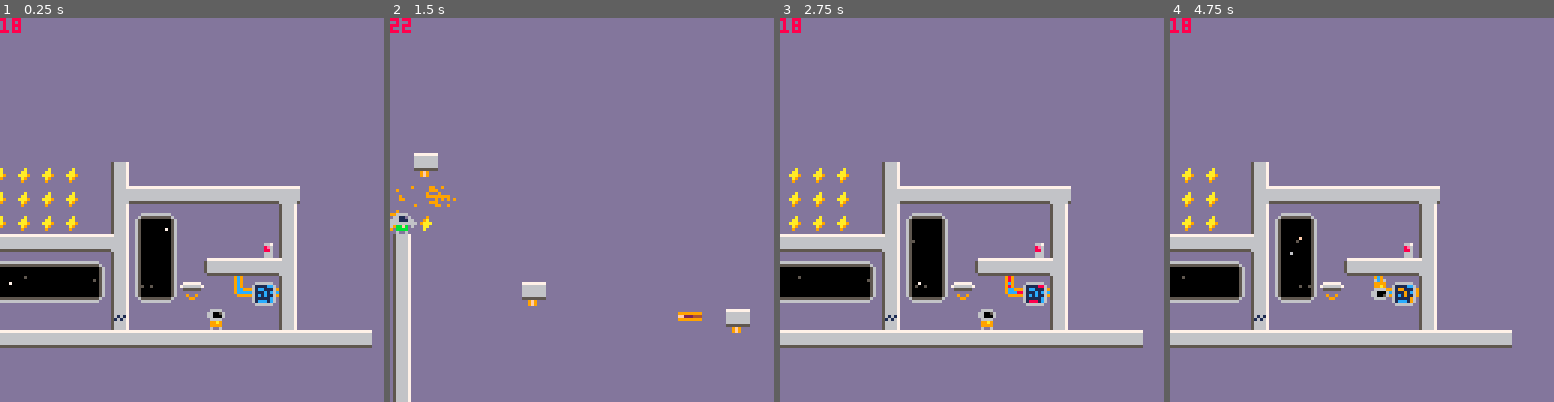
Above: before the commit, frames 1-4 (left to right).
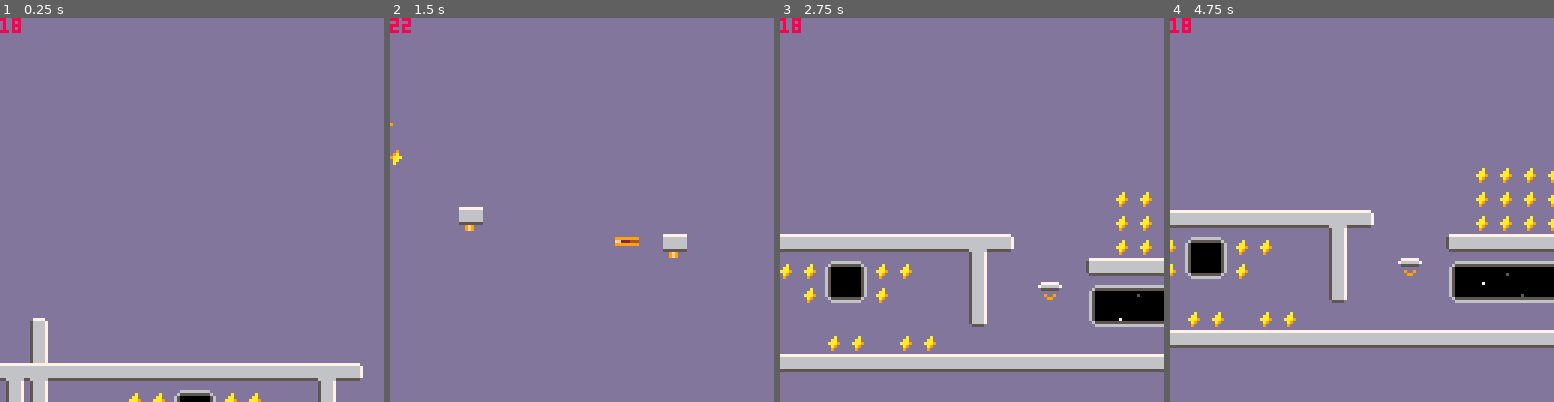
Above: after the commit, the same moments.

Repository: jgradim/gameoff-2020
Game: PICO-8 cartridge moonshot.p8
Two runs of this game, one before a commit and one after it. Both use one fixed random seed, a clock stepped at 60 frames per second and the inputs below.
Inputs:
- Up to frame 1 (0.25 s): no input
- Up to frame 2 (1.5 s): tap O (Z key) at 0.33, 0.7, 1.43 s; tap X (X key) at 1.07 s
- Up to frame 3 (2.75 s): hold Left 1.97-2.37 s; tap X (X key) at 2.07, 2.4, 2.73 s; tap O (Z key) at 2.22 s; hold Down from 2.42 s (still down)
- Up to frame 4 (4.75 s): release Down at 2.82 s; hold Right 2.87-3.53 s; tap X (X key) every 0.33 s from 3.07 to 4.73 s; tap O (Z key) at 3.1, 3.98 s; hold Up 3.58-4.08 s; hold Right 4.13-4.53 s; hold Down from 4.58 s (still down)

The runs differ from the first frame. In frame 1, 25% of the frame differs, in the area x 0-97%, y 37-100%; in frame 2, 4.6%; in frame 3, 26%, in the area x 0-100%, y 37-93%; in frame 4, 21%.

Commit message:
Add explicit support for speed in cam movement

Diff:
--- a/moonshot.p8
+++ b/moonshot.p8
@@ -180,10 +180,11 @@
  return {
   x=0,
   y=0,
+  frms=7.5,
 
   update=function(c)
-   c.x+=bucket((player().x - c.x)/2)
-   c.y+=bucket((player().y - c.y)/2)
+   c.x+=bucket((player().x - c.x)/c.frms)
+   c.y+=bucket((player().y - c.y)/c.frms)
   end,
 
   draw=function(c)
